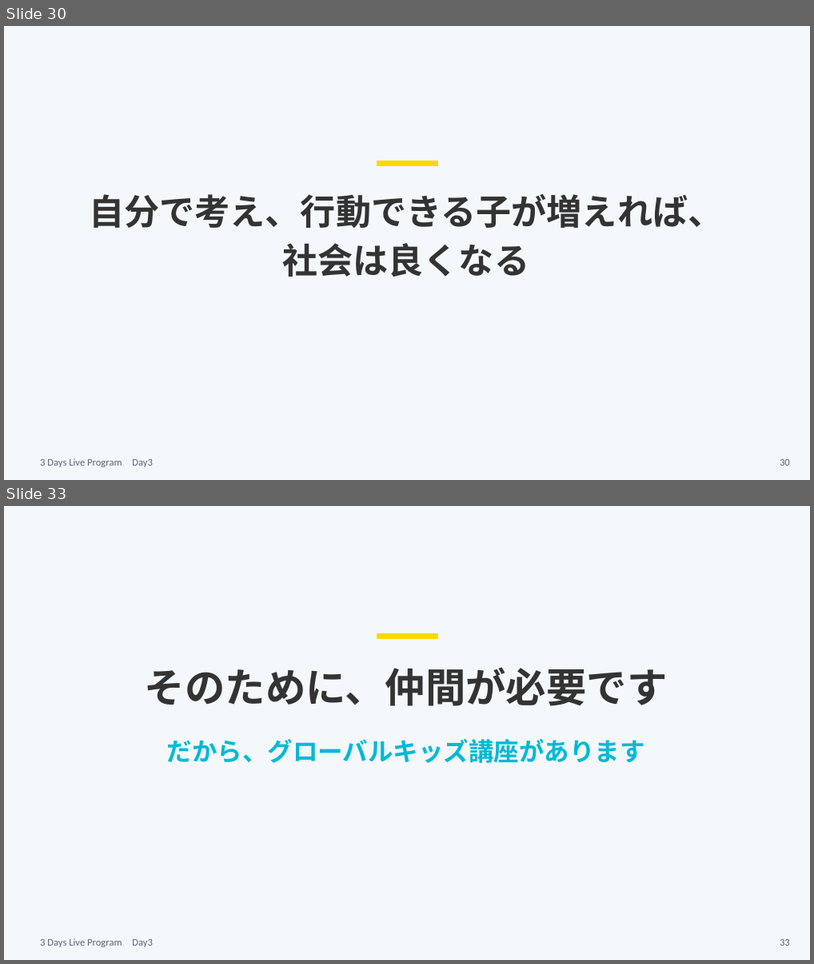
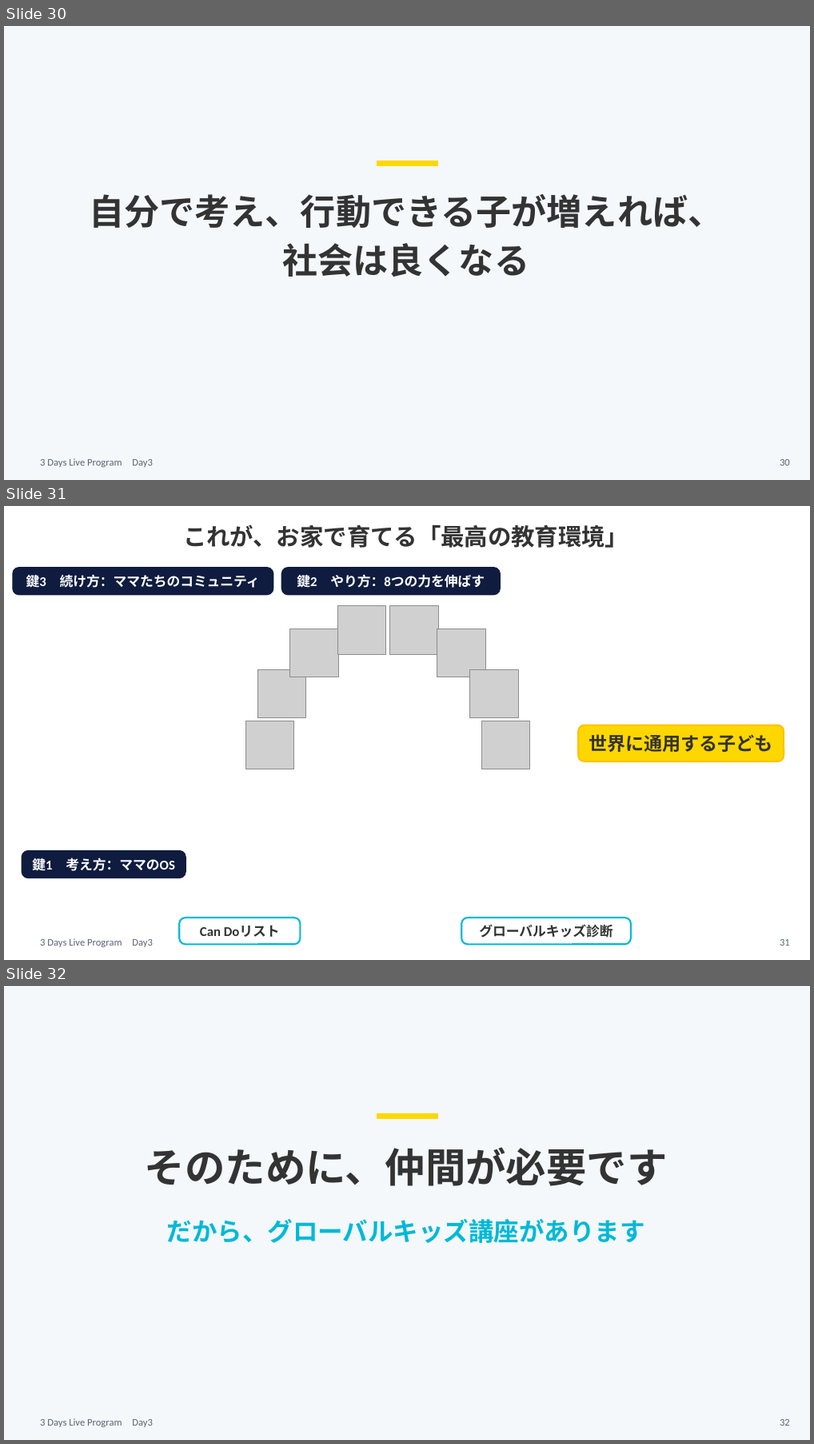
Before and after one commit to tanakayuc/static-pages, a slide deck: pigmarion-homeinter-3days-live/day3/v2/homeinter-day3-v2.pptx. Shown one above the other, each under a label of ours: slides 30 and 33 before the commit, slides 30, 31 and 32 after it; the slides between them are not shown. The pictures are 814x964 and 814x1444 pixels, drawn with LibreOffice and Linux fonts; fonts in the diff are those of the drawing; grey boxes stand for pictures; background and template pictures are left out. Boxes give left, top, right and bottom in pixels: in the first picture for what was removed or moved away, otherwise in the second. Text is boxed around its words. In the diff, an @@ line names an element or a change of style, - is before the commit and + after.

```diff
--- a/pigmarion-homeinter-3days-live/day3/v2/homeinter-day3-v2.pptx
+++ b/pigmarion-homeinter-3days-live/day3/v2/homeinter-day3-v2.pptx
@@ slide 31 added at [4,506,810,960], background picture (left out); not listed: 1 template element that a slide beside it also shows @@
@@ text added at [183,524,629,548], 28 pt, text #333333, bold @@
+これが、お家で育てる「最高の教育環境」
@@ rounded rectangle added at [13,568,274,594], fill #0F1C3F, outline #0F1C3F 2 pt @@
@@ text added at [26,574,260,588], 16 pt, text #FFFFFF, bold @@
+鍵3 続け方：ママたちのコミュニティ
@@ rounded rectangle added at [282,568,500,594], fill #0F1C3F, outline #0F1C3F 2 pt @@
@@ text added at [297,574,485,588], 16 pt, text #FFFFFF, bold @@
+鍵2 やり方：8つの力を伸ばす
@@ picture added at [338,606,386,654] @@
@@ picture added at [390,606,438,654] @@
@@ picture added at [290,629,338,677] @@
@@ picture added at [438,629,486,677] @@
@@ picture added at [258,669,306,718] @@
@@ picture added at [470,669,519,718] @@
@@ picture added at [246,720,294,769] @@
@@ picture added at [482,720,530,769] @@
@@ rounded rectangle added at [578,725,784,761], fill #FFD700, outline #FFC107 2 pt @@
@@ text added at [589,734,774,752], 22 pt, text #333333, bold @@
+世界に通用する子ども
@@ rounded rectangle added at [22,851,186,877], fill #0F1C3F, outline #0F1C3F 2 pt @@
@@ text added at [32,857,175,871], 16 pt, text #FFFFFF, bold @@
+鍵1 考え方：ママのOS
@@ rounded rectangle added at [179,917,301,944], fill #FFFFFF, outline #00B9D6 2 pt @@
@@ text added at [200,924,280,936], 16 pt, text #333333, bold @@
+Can Doリスト
@@ rounded rectangle added at [462,917,631,944], fill #FFFFFF, outline #00B9D6 2 pt @@
@@ text added at [479,924,613,937], 16 pt, text #333333, bold @@
+グローバルキッズ診断
@@ page number added at [780,939,790,945], 12 pt, text #5B6577 @@
+31
@@ what was slide 33 is now slide 32 @@
```
Also in this commit, not shown: 2 slides changed, 1 other slide added, 3 slides removed, 47 other files.
